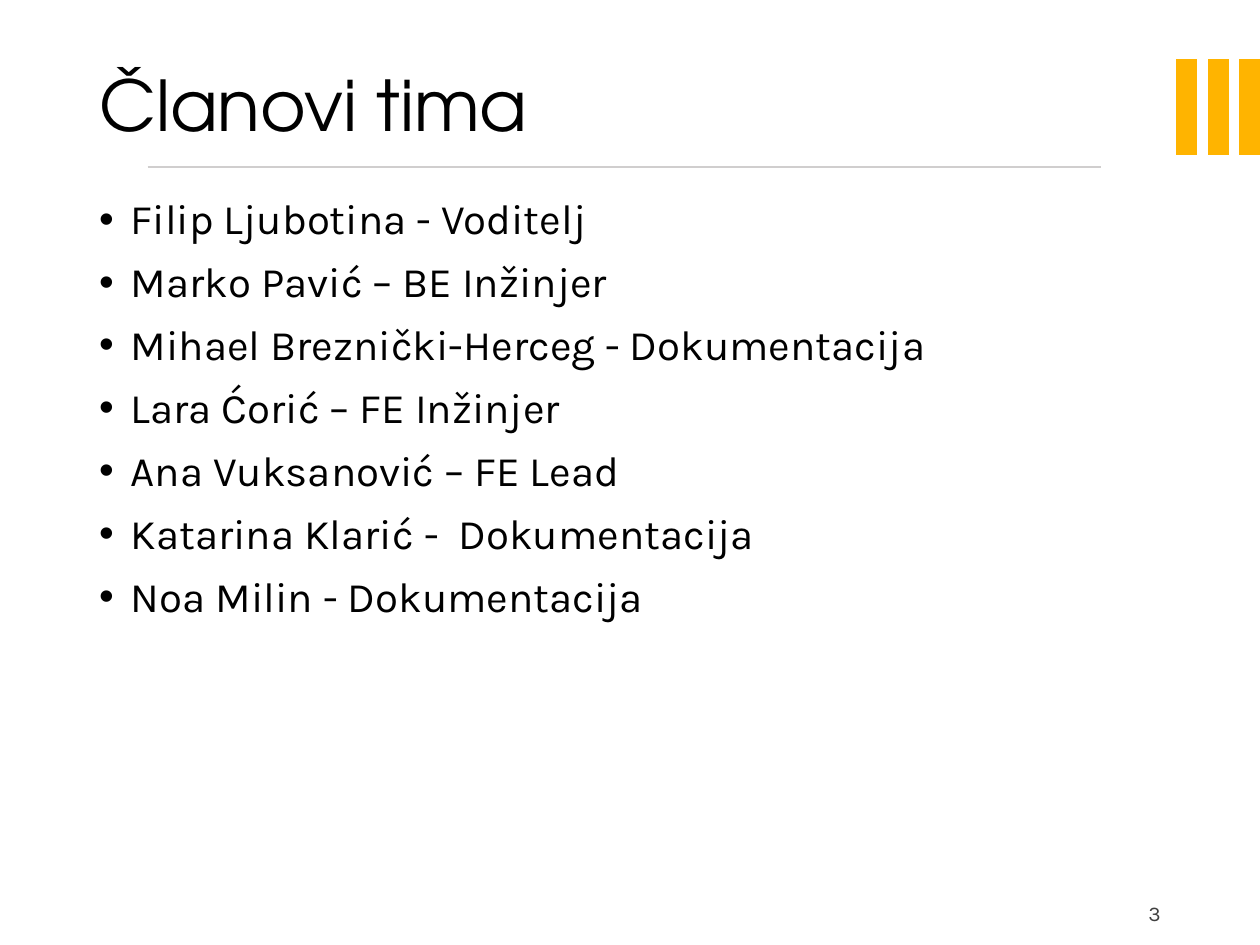
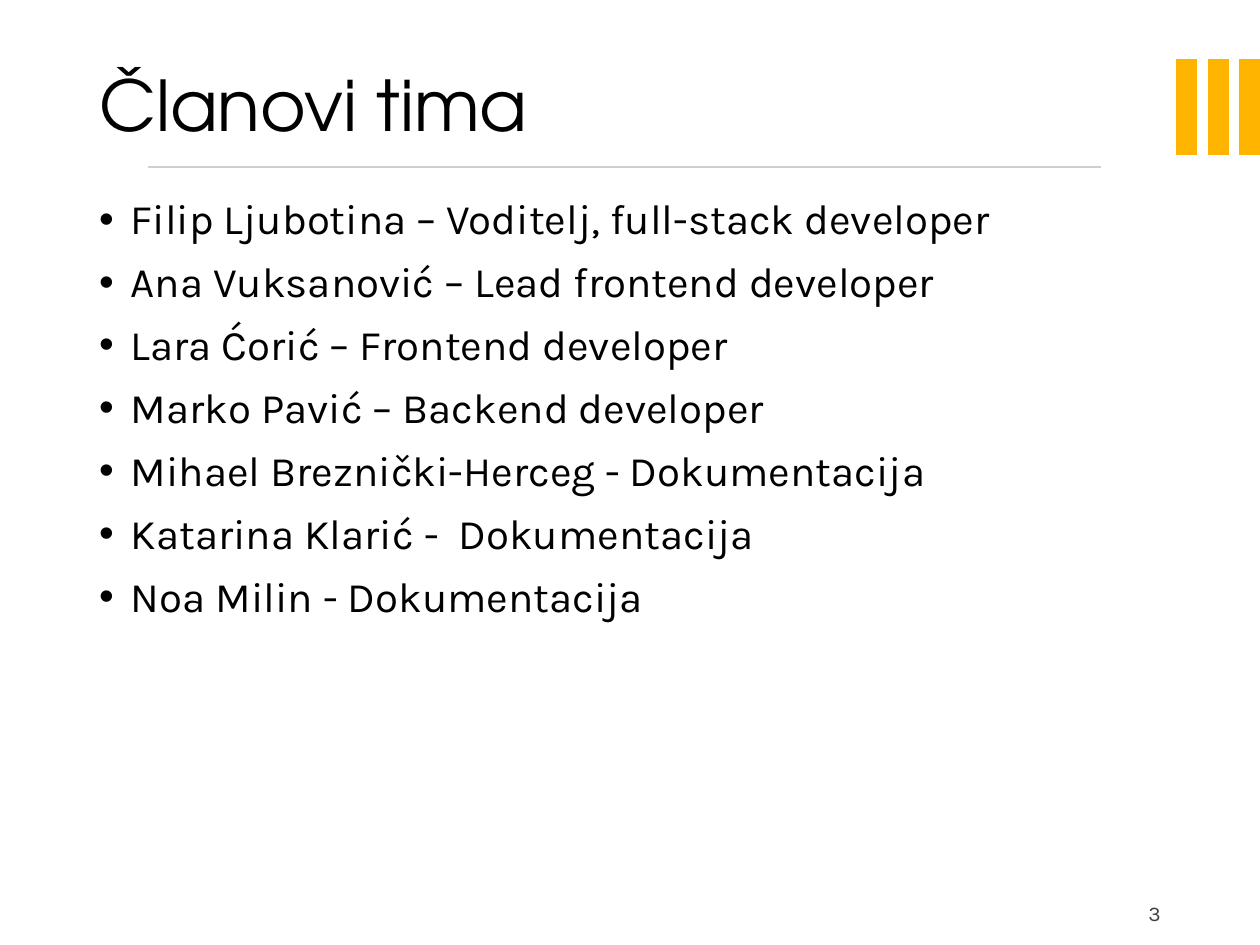
Before and after one commit to filip-ljubotina/zoolanders, a slide deck: slide 3 of PROGI_projekt.pptx. Drawn at 1260x945 pixels with LibreOffice and Linux fonts; fonts in the diff are those of the drawing; background and template pictures are left out. Boxes give left, top, right and bottom in pixels: in the first picture for what was removed or moved away, otherwise in the second. Text is boxed around its words. In the diff, an @@ line names an element or a change of style, - is before the commit and + after.

```diff
--- a/PROGI_projekt.pptx
+++ b/PROGI_projekt.pptx
@@ text at (x1=131, y1=205, x2=990, y2=433): text changed @@
-• Filip Ljubotina - Voditelj
-• Marko Pavić – BE Inžinjer
+• Filip Ljubotina – Voditelj, full-stack developer
+• Ana Vuksanović – Lead frontend developer
+• Lara Ćorić – Frontend developer
+• Marko Pavić – Backend developer
@@ text at (x1=131, y1=385, x2=619, y2=487): paragraphs removed @@
-• Lara Ćorić – FE Inžinjer
-• Ana Vuksanović – FE Lead
```
Also in this commit, not shown: 11 other slides changed, 1 slide added, 1 slide removed.
